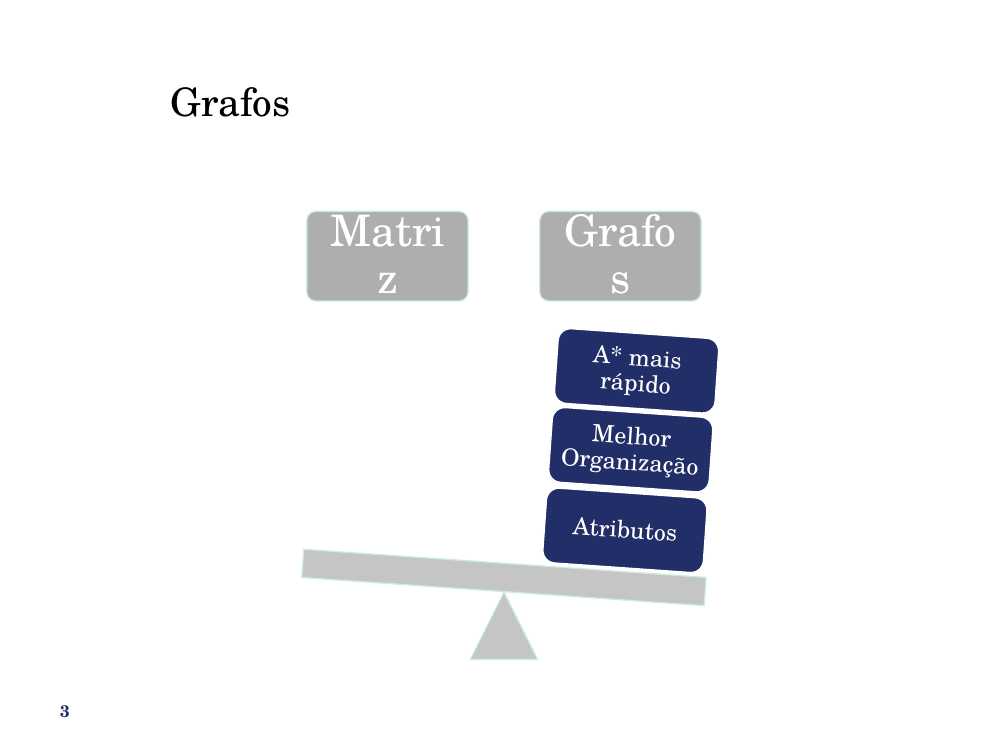
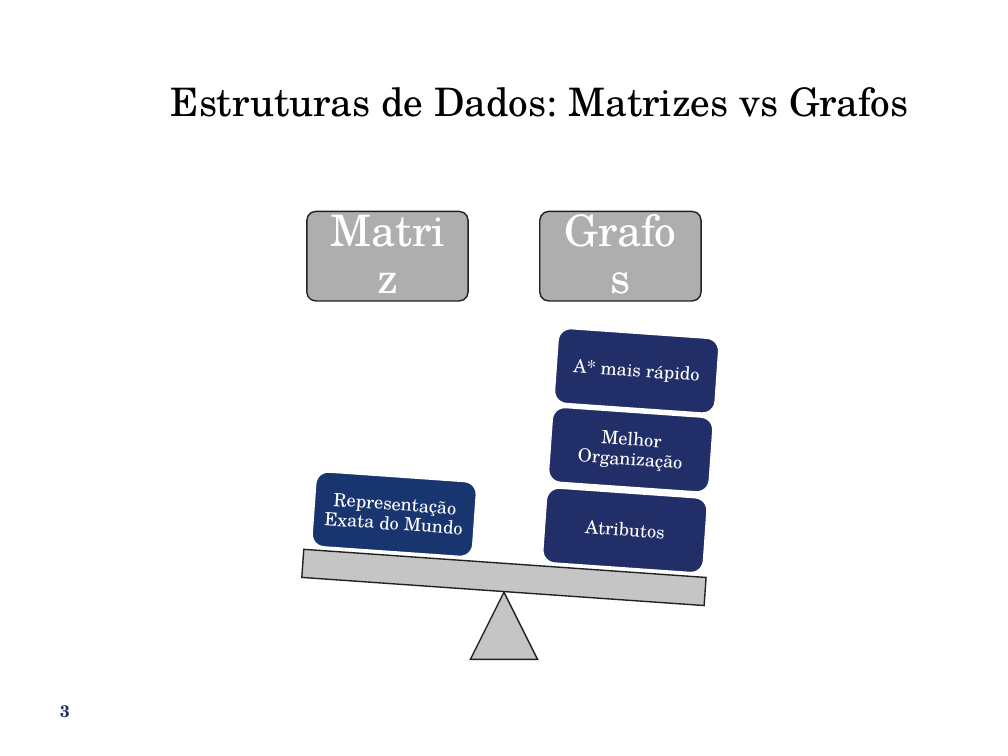
Before and after one commit to ibnunes/Andarilho, a slide deck: slide 3 of Presentation.pptx. Drawn at 1008x756 pixels with LibreOffice and Linux fonts; fonts in the diff are those of the drawing; background and template pictures are left out. Boxes give left, top, right and bottom in pixels: in the first picture for what was removed or moved away, otherwise in the second. Text is boxed around its words. In the diff, an @@ line names an element or a change of style, - is before the commit and + after.

```diff
--- a/Presentation.pptx
+++ b/Presentation.pptx
@@ title at [171, 87, 778, 117]: text changed @@
-Grafos
+Estruturas de Dados: Matrizes vs Grafos
@@ size 17 to 13 pt; less space between paragraphs in 3 elements at [585, 520, 664, 539], [577, 430, 681, 471], [573, 359, 700, 382] @@
@@ rounded rectangle added at [311, 471, 477, 557], fill #002060 at 90% opacity, outline #FFFFFF 1 pt @@
@@ text added at [324, 493, 463, 535], 13 pt, text #FFFFFF @@
+Representação Exata do Mundo
@@ outline #CCECDE 1 pt to #0D0D0D 1 pt in 4 elements at [306, 212, 468, 301], [540, 212, 702, 301], [471, 593, 538, 660], [302, 549, 706, 606] @@
```
Also in this commit, not shown: 4 other slides changed, 1 slide added, 1 slide removed, 1 other file.
